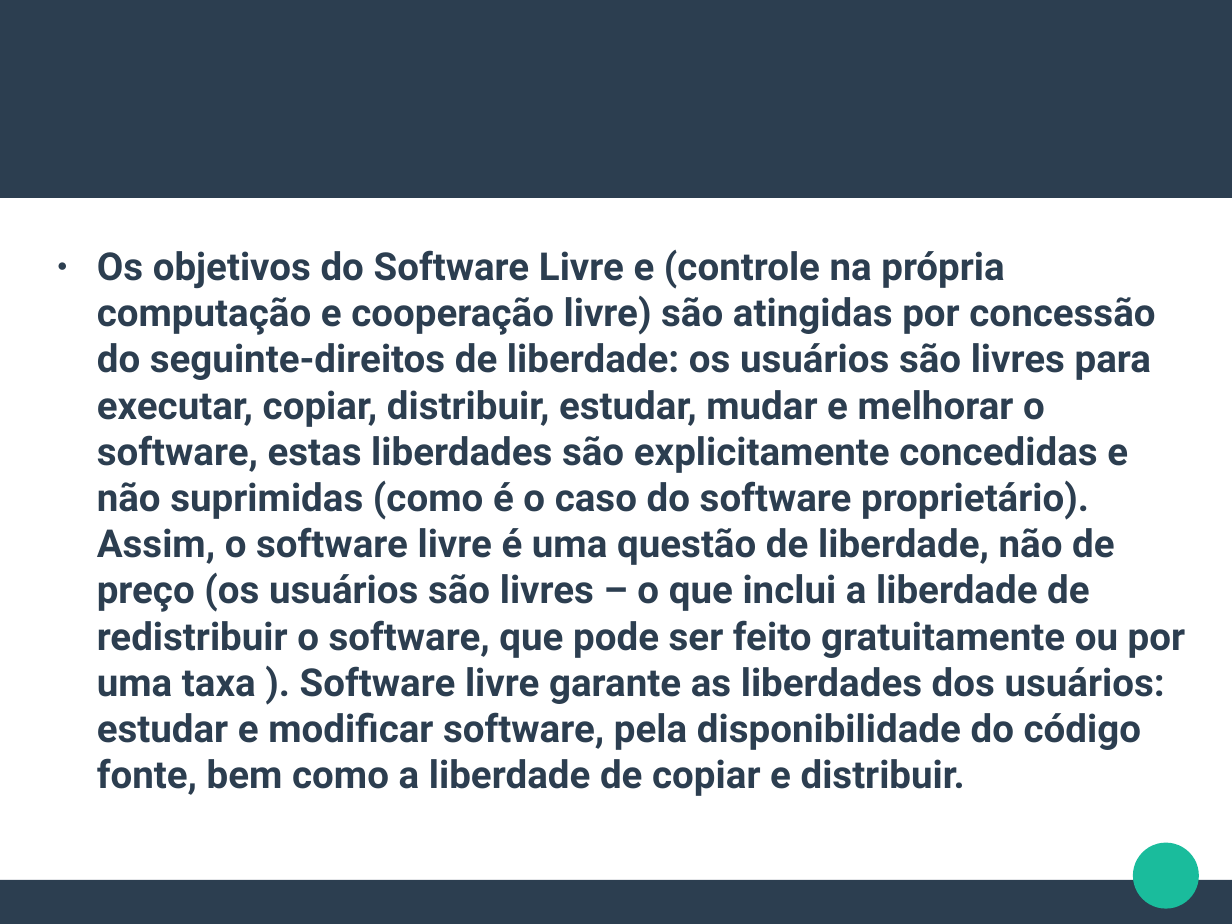
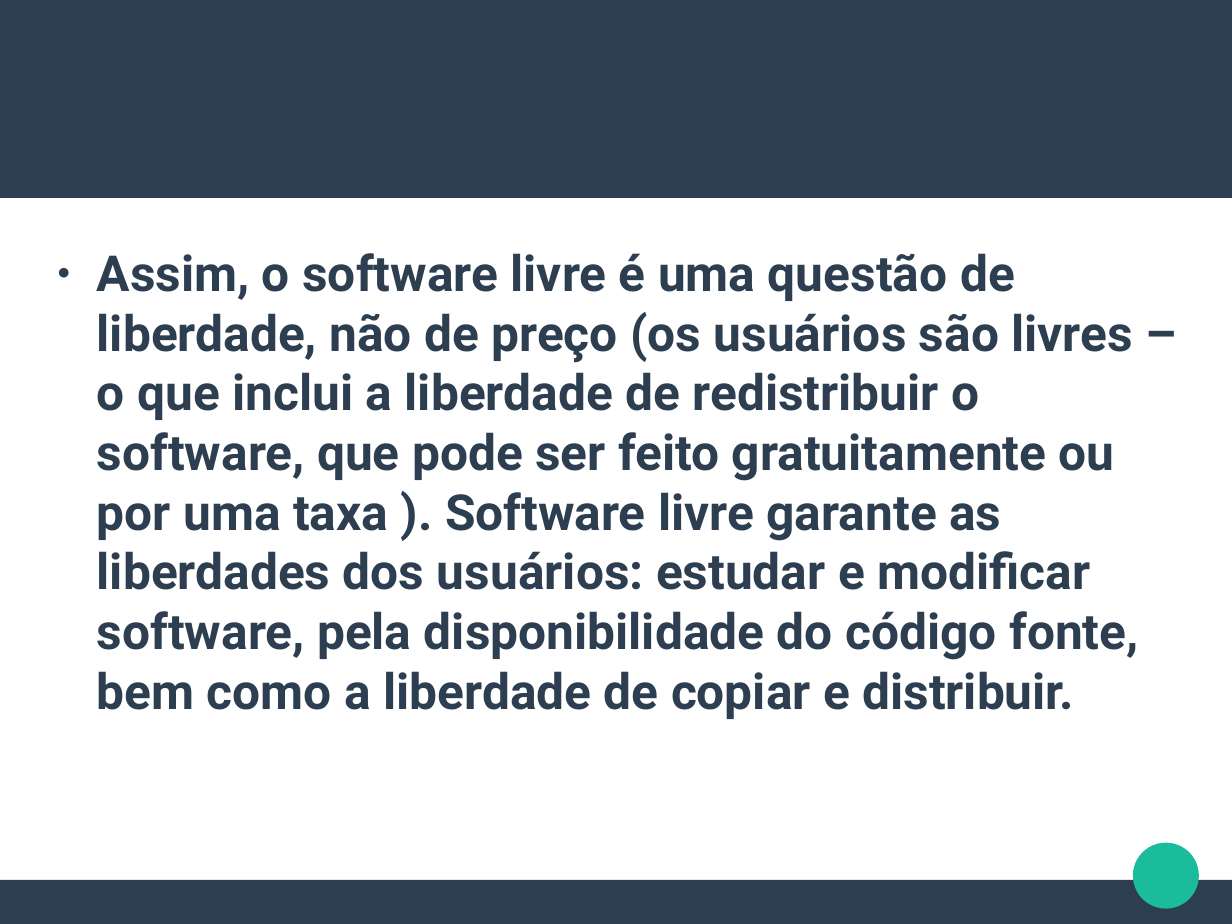
Before and after one commit to RogerSchmeier/Ano_letivo, a slide deck: slide 5 of slides teoria/02 - Software Livre.odp (slide 3 before the commit). Drawn at 1232x924 pixels with LibreOffice and Linux fonts; fonts in the diff are those of the drawing. Boxes give left, top, right and bottom in pixels: in the first picture for what was removed or moved away, otherwise in the second. Text is boxed around its words. In the diff, an @@ line names an element or a change of style, - is before the commit and + after.

Commit message:
Alteração no slide de software livre

```diff
--- a/slides teoria/02 - Software Livre.odp
+++ b/slides teoria/02 - Software Livre.odp
@@ text at [97,253,1138,719]: text changed; size 24.8 to 32 pt @@
-● Os objetivos do Software Livre e (controle na própria computação e cooperação livre) são atingidas por concessão do seguinte-direitos de liberdade: os usuários são livres para executar, copiar, distribuir, estudar, mudar e melhorar o software, estas liberdades são explicitamente concedidas e não suprimidas (como é o caso do software proprietário). Assim, o software livre é uma questão de liberdade, não de preço (os usuários são livres – o que inclui a liberdade de redistribuir o software, que pode ser feito gratuitamente ou por uma taxa ). Software livre garante as liberdades dos usuários: estudar e modificar software, pela disponibilidade do código fonte, bem como a liberdade de copiar e distribuir.
+● Assim, o software livre é uma questão de liberdade, não de preço (os usuários são livres – o que inclui a liberdade de redistribuir o software, que pode ser feito gratuitamente ou por uma taxa ). Software livre garante as liberdades dos usuários: estudar e modificar software, pela disponibilidade do código fonte, bem como a liberdade de copiar e distribuir.
```
Also in this commit, not shown: 1 other slide changed, 2 slides added.
